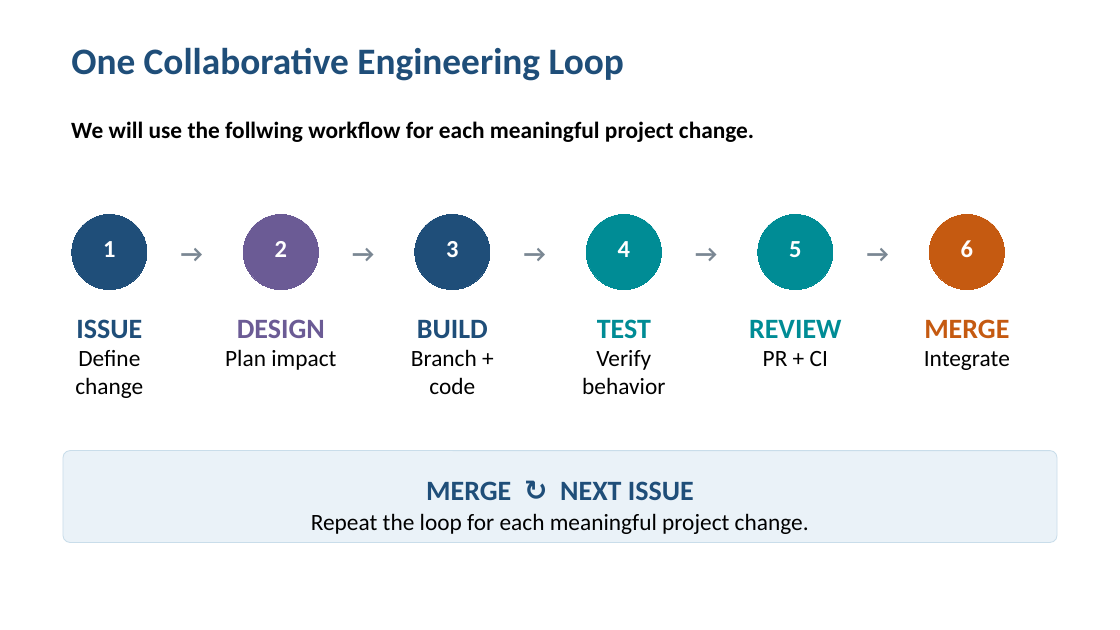
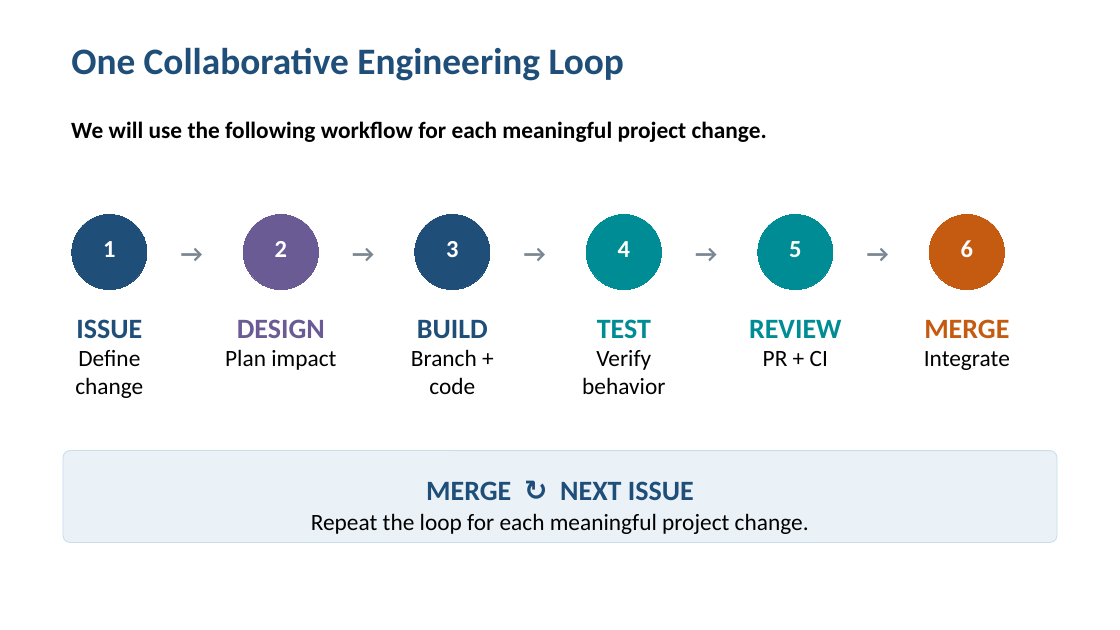
Before and after one commit to johnxu21/johnxu21.github.io, a slide deck: slide 7 of teaching/CS472/Timetable/ClassOverview-V2.pptx. Drawn at 1120x630 pixels with LibreOffice and Linux fonts; fonts in the diff are those of the drawing. Boxes give left, top, right and bottom in pixels: in the first picture for what was removed or moved away, otherwise in the second. Text is boxed around its words. In the diff, an @@ line names an element or a change of style, - is before the commit and + after.

```diff
--- a/teaching/CS472/Timetable/ClassOverview-V2.pptx
+++ b/teaching/CS472/Timetable/ClassOverview-V2.pptx
@@ text at [71, 121, 767, 142]: text changed @@
-We will use the follwing workflow for each meaningful project change.
+We will use the following workflow for each meaningful project change.
```
Also in this commit, not shown: 5 other files.
